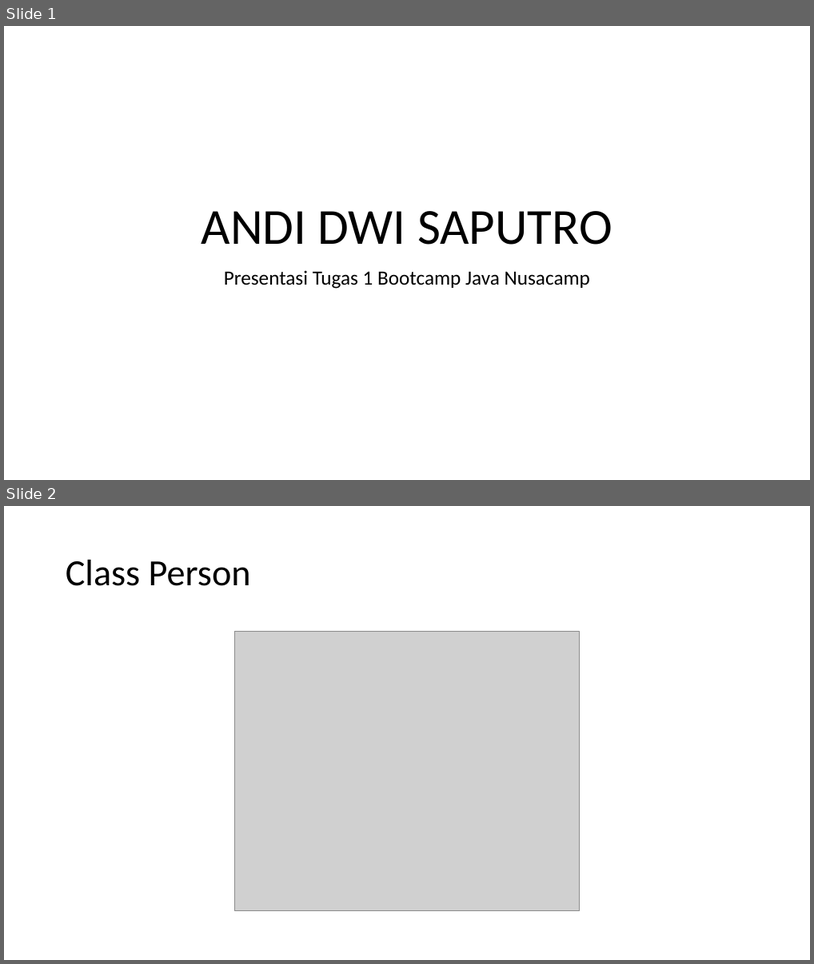
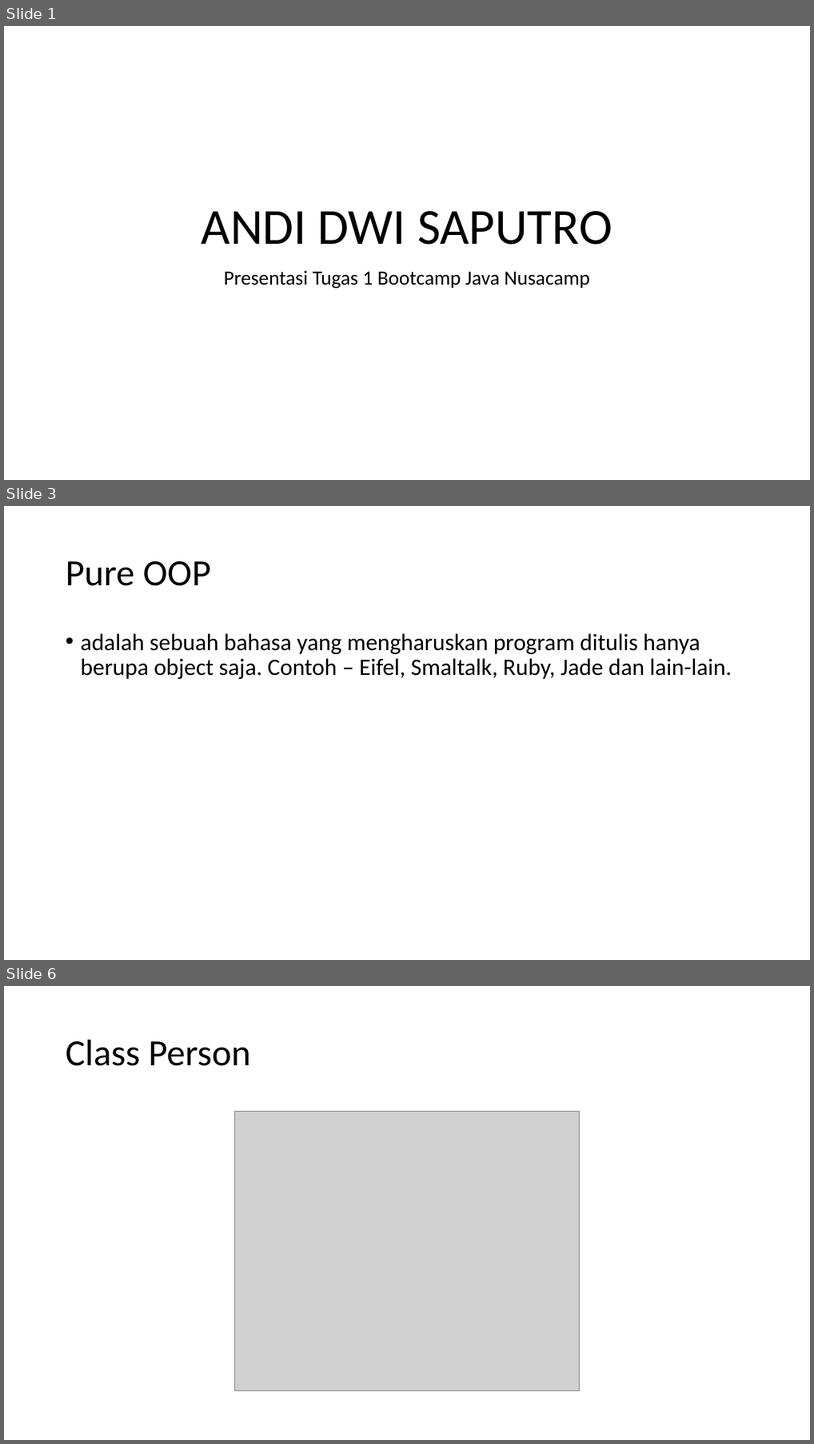
Before and after one commit to andiads/Nusacamp, a slide deck: ANDI DWI SAPUTRO.pptx. Shown one above the other, each under a label of ours: slides 1 and 2 before the commit, slides 1, 3 and 6 after it; the slides between them are not shown. The pictures are 814x964 and 814x1444 pixels, drawn with LibreOffice and Linux fonts; fonts in the diff are those of the drawing; grey boxes stand for pictures. Boxes give left, top, right and bottom in pixels: in the first picture for what was removed or moved away, otherwise in the second. Text is boxed around its words. In the diff, an @@ line names an element or a change of style, - is before the commit and + after.

```diff
--- a/ANDI DWI SAPUTRO.pptx
+++ b/ANDI DWI SAPUTRO.pptx
@@ slide 3 added at bbox=[4, 506, 810, 960], background #FFFFFF @@
@@ title added at bbox=[66, 561, 211, 586], 44 pt, text #000000 @@
+Pure OOP
@@ text added at bbox=[81, 633, 732, 679], 28 pt, text #000000 @@
+• adalah sebuah bahasa yang mengharuskan program ditulis hanya berupa object saja. Contoh – Eifel, Smaltalk, Ruby, Jade dan lain-lain.
@@ what was slide 2 is now slide 6 @@
```
Also in this commit, not shown: 3 other slides added.
